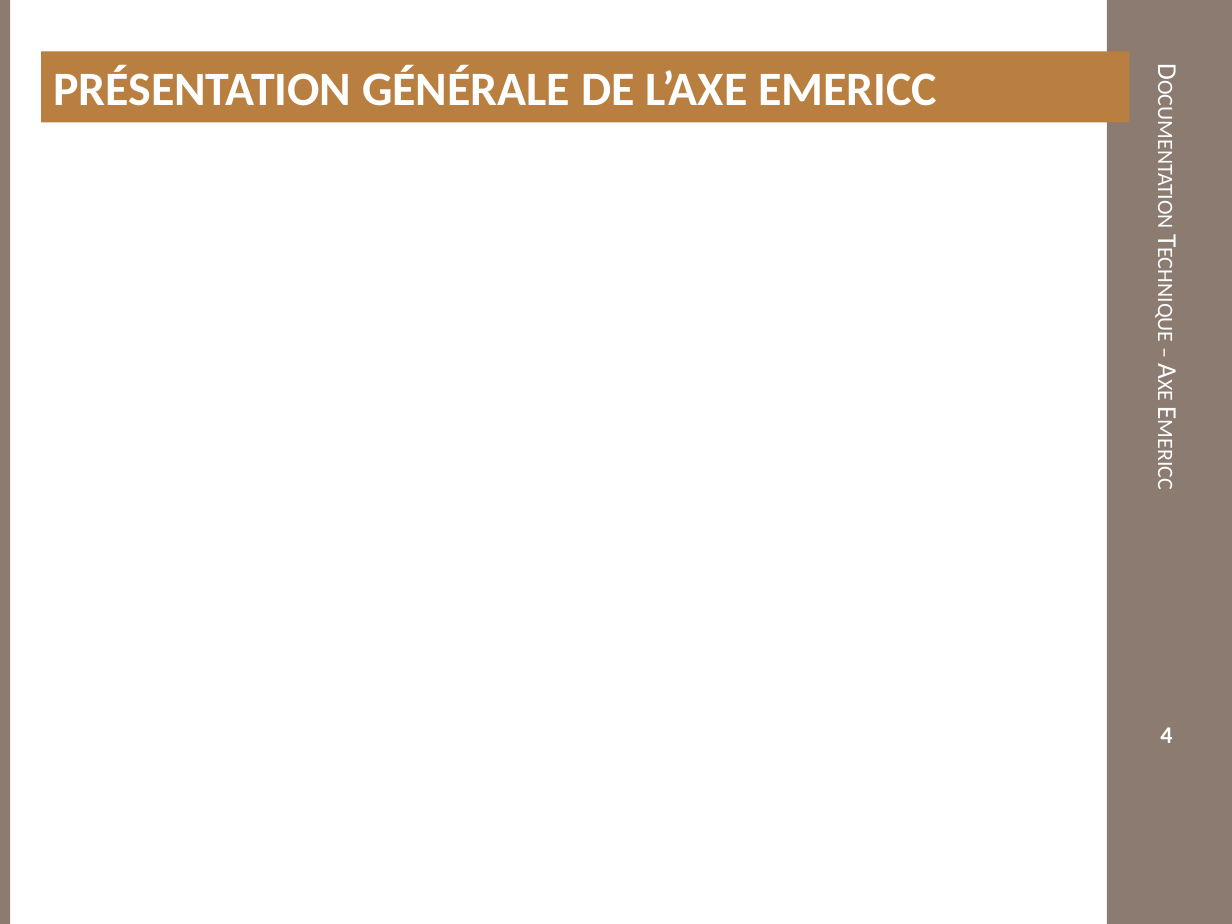
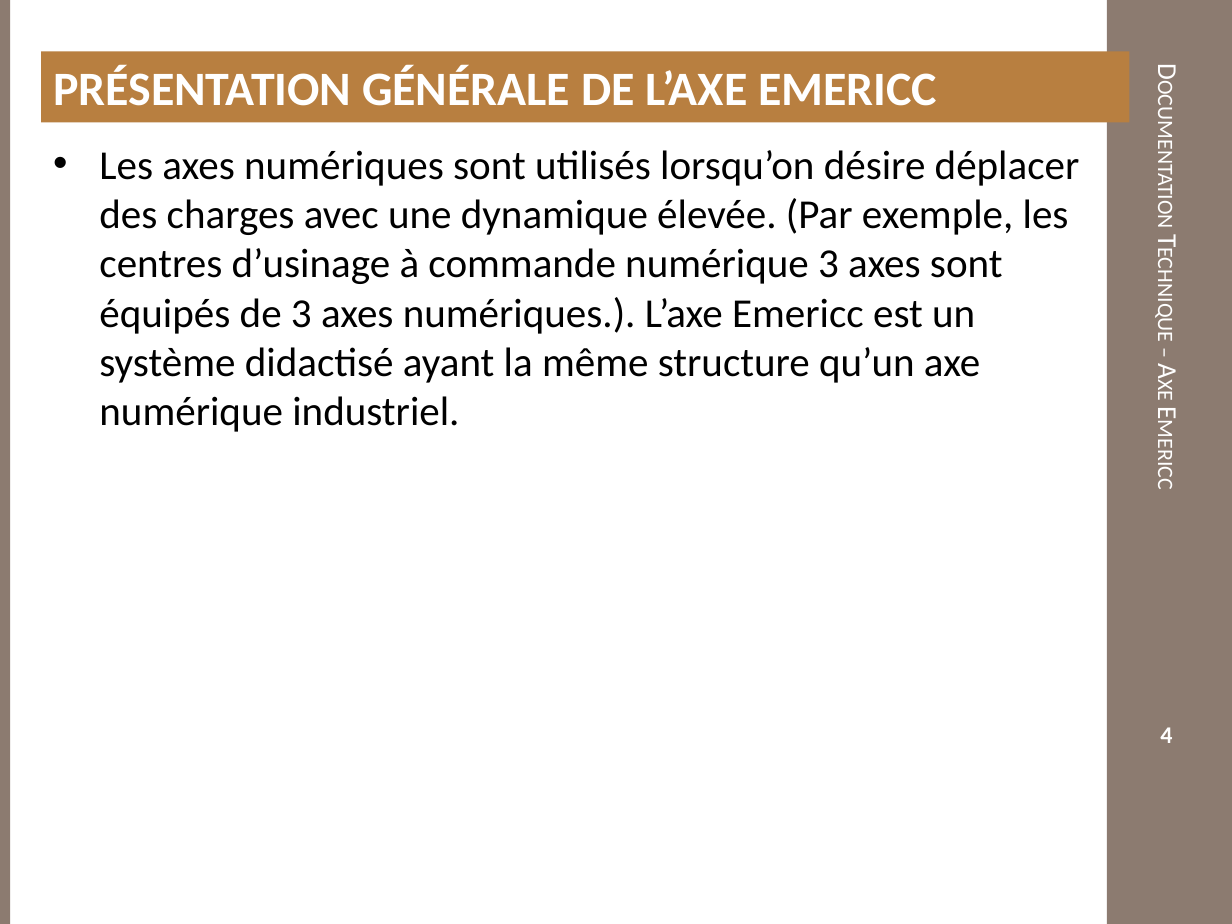
Before and after one commit to xpessoles/TP_PTSI, a slide deck: slide 4 of DocumentsTP/Documentation_Emericc.pptx. Drawn at 1232x924 pixels with LibreOffice and Linux fonts; fonts in the diff are those of the drawing; background and template pictures are left out. Boxes give left, top, right and bottom in pixels: in the first picture for what was removed or moved away, otherwise in the second. Text is boxed around its words. In the diff, an @@ line names an element or a change of style, - is before the commit and + after.

```diff
--- a/DocumentsTP/Documentation_Emericc.pptx
+++ b/DocumentsTP/Documentation_Emericc.pptx
@@ text added at [99,150,1080,432], 24 pt, text #000000 @@
+• Les axes numériques sont utilisés lorsqu’on désire déplacer des charges avec une dynamique élevée. (Par exemple, les centres d’usinage à commande numérique 3 axes sont équipés de 3 axes numériques.). L’axe Emericc est un système didactisé ayant la même structure qu’un axe numérique industriel.
```
Also in this commit, not shown: 5 other slides changed, 2 slides removed, 13 other files.
